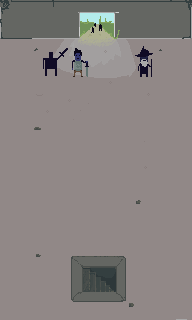
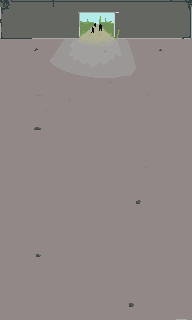
Layers edited between the first and the second 192px x 320px image:
hid group "adventures" (1st of 2) (2 layers) over 43, 46, 153, 77
hid "Layer 15" over 71, 256, 126, 302
